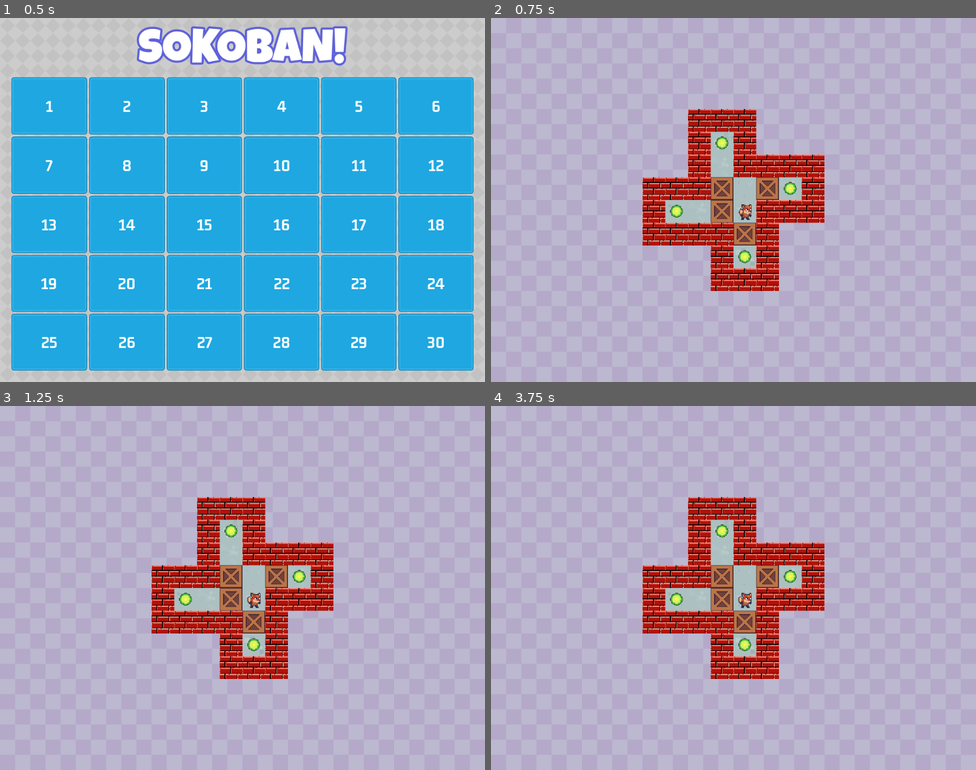
Above: before the commit, frames 1-4 (two rows, left to right).
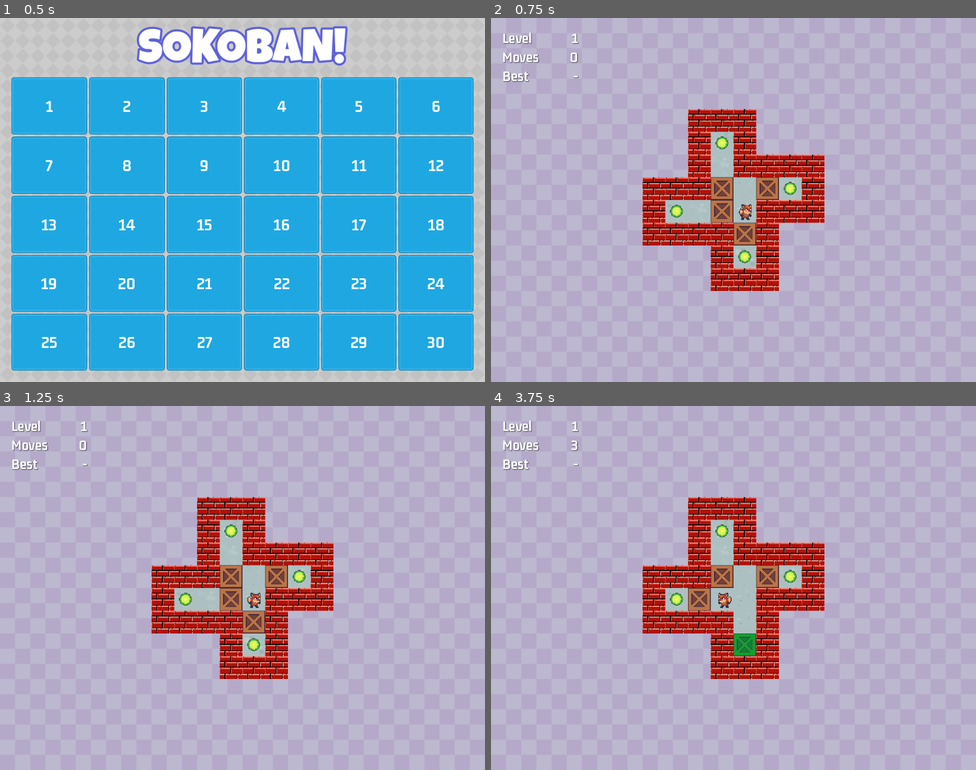
Above: after the commit, the same moments.

Repository: Plumz17/UdemyGodot2D
Game: Godot game, scene res://Scenes/main.tscn
Two runs of this game, one before a commit and one after it. Both use one fixed random seed, a clock stepped at 60 frames per second and the inputs below.
Inputs (mouse positions are in pixels of both pictures, inside the frame that each line leads up to):
- Up to frame 1 (0.5 s): no input
- Up to frame 2 (0.75 s): tap Enter at 0.5 s; move the mouse to (539, 105) at 0.52 s; press the mouse at (539, 105) at 0.53 s; hold Right (ui_right) from 0.53 s (still down)
- Up to frame 3 (1.25 s): keep holding Right (ui_right)
- Up to frame 4 (3.75 s): move the mouse to (636, 606) at 1.27 s; release Right (ui_right) at 1.28 s; release the mouse at (636, 606) at 1.28 s; hold Down (ui_down) 1.28-2.03 s; click (636, 606) at 1.35 s; tap Space at 2 s; move the mouse to (782, 507) at 2.02 s; press the mouse at (782, 507) at 2.03 s; hold Right (ui_right) 2.03-2.78 s; move the mouse to (709, 660) at 2.77 s; release the mouse at (709, 660) at 2.78 s; hold Up (ui_up) 2.78-3.53 s; click (709, 660) at 2.85 s; move the mouse to (879, 642) at 3.52 s; press the mouse at (879, 642) at 3.53 s; hold Left (ui_left) from 3.53 s (still down)

Frame 1 is identical in both runs. In frame 2, 0.4% of the frame differs, in the area x 2-19%, y 4-18%; in frame 3, 0.4%; in frame 4, 1.7%, in the area x 2-55%, y 4-69%.

Commit message:
Finished Game 5

Diff:
--- /dev/null
+++ b/Udemy Games/UdemyGame5Sokoban/Classes/HighScoresResource.gd
@@ -0,0 +1,35 @@
+extends Resource
+
+
+class_name HighScoresResource
+
+
+const SCORE_FILE: String = "user://sokoban_scores.tres"
+const DEFAULT_SCORE: int = 999999
+
+
+@export var high_scores: Dictionary[String, int]
+
+
+func add_score(level: String, score: int) -> bool:
+	var was_best: bool = false
+	var current_best = high_scores.get(level, DEFAULT_SCORE)
+	if current_best > score:
+		high_scores[level] = score
+		was_best = true
+	ResourceSaver.save(self, SCORE_FILE)
+	return was_best
+
+
+func get_best_score(level: String) -> int:
+	return DEFAULT_SCORE if !high_scores.has(level) else high_scores[level]
+
+
+func has_level_score(level: String) -> bool:
+	return high_scores.has(level)
+
+
+static func load_scores() -> HighScoresResource:
+	if ResourceLoader.exists(SCORE_FILE):
+		return load(SCORE_FILE)
+	return HighScoresResource.new()
--- a/Udemy Games/UdemyGame5Sokoban/Globals/GameManager.gd
+++ b/Udemy Games/UdemyGame5Sokoban/Globals/GameManager.gd
@@ -4,6 +4,16 @@
 const MAIN = preload("uid://cby0c8kk2t6dn")
 
 var current_level: String = "1"
+var high_score_res: HighScoresResource
+
+func _enter_tree() -> void:
+	high_score_res = HighScoresResource.load_scores()
+
+func has_level_score(lvl: String) -> bool:
+	return high_score_res.has_level_score(lvl)
+
+func level_completed(lvl: String, score:int) -> bool:
+	return high_score_res.add_score(lvl, score)
 
 func load_main_scene() -> void:
 	get_tree().change_scene_to_packed(MAIN)
@@ -15,3 +25,6 @@
 
 func get_current_level() -> String:
 	return current_level
+
+func get_best_score(lvl: String) -> int:
+	return high_score_res.get_best_score(lvl)
--- /dev/null
+++ b/Udemy Games/UdemyGame5Sokoban/Scenes/game_ui.gd
@@ -0,0 +1,27 @@
+extends Control
+class_name GameUI
+
+@onready var level_label: Label = $MarginContainer/VBoxContainer/HBoxContainer/LevelLabel
+@onready var moves_label: Label = $MarginContainer/VBoxContainer/HBoxContainer2/MovesLabel
+@onready var best_label: Label = $MarginContainer/VBoxContainer/HBoxContainer3/BestLabel
+@onready var nine_patch_rect: NinePatchRect = $NinePatchRect
+@onready var new_best_label: Label = $NinePatchRect/MarginContainer/VBoxContainer/VBoxContainer/NewBestLabel
+@onready var moves_taken_label: Label = $NinePatchRect/MarginContainer/VBoxContainer/VBoxContainer/MovesTakenLabel
+
+# Called when the node enters the scene tree for the first time.
+func _ready() -> void:
+	var lvl: String =GameManager.get_current_level()
+	level_label.text = lvl
+	if GameManager.has_level_score(lvl):
+		best_label.text = str(GameManager.get_best_score(lvl))
+	else:
+		best_label.text = "-"
+
+func set_moves_label(moves: int) -> void:
+	moves_label.text = str(moves)
+
+func show_game_over(moves: int, is_new_best: bool) -> void:
+	nine_patch_rect.visible = true
+	moves_taken_label.text = "You took %d moves!" % moves
+	if is_new_best:
+		new_best_label.visible = true
--- /dev/null
+++ b/Udemy Games/UdemyGame5Sokoban/Scenes/game_ui.tscn
@@ -0,0 +1,137 @@
+[gd_scene load_steps=6 format=3 uid="uid://b43idpp5snbdm"]
+
+[ext_resource type="Script" uid="uid://3heepv8qrlke" path="res://Scenes/game_ui.gd" id="1_bw2rt"]
+[ext_resource type="LabelSettings" uid="uid://dt4d8t41tnpa1" path="res://Assets/GM_white_32.tres" id="1_gek4i"]
+[ext_resource type="Texture2D" uid="uid://bb3bbq7u1mqt2" path="res://Assets/panel_beigeLight.png" id="3_x63ue"]
+[ext_resource type="FontFile" uid="uid://hxoo3f6af24p" path="res://assets/LuckiestGuy-Regular.ttf" id="4_gjn1n"]
+
+[sub_resource type="LabelSettings" id="LabelSettings_1t2s1"]
+font = ExtResource("4_gjn1n")
+font_size = 56
+outline_size = 18
+outline_color = Color(0.368627, 0.380392, 0.85098, 1)
+
+[node name="GameUI" type="Control"]
+layout_mode = 3
+anchors_preset = 15
+anchor_right = 1.0
+anchor_bottom = 1.0
+grow_horizontal = 2
+grow_vertical = 2
+script = ExtResource("1_bw2rt")
+
+[node name="MarginContainer" type="MarginContainer" parent="."]
+layout_mode = 0
+offset_right = 40.0
+offset_bottom = 40.0
+theme_override_constants/margin_left = 24
+theme_override_constants/margin_top = 24
+theme_override_constants/margin_right = 24
+theme_override_constants/margin_bottom = 24
+
+[node name="VBoxContainer" type="VBoxContainer" parent="MarginContainer"]
+layout_mode = 2
+
+[node name="HBoxContainer" type="HBoxContainer" parent="MarginContainer/VBoxContainer"]
+custom_minimum_size = Vector2(160, 0)
+layout_mode = 2
+
+[node name="Label" type="Label" parent="MarginContainer/VBoxContainer/HBoxContainer"]
+layout_mode = 2
+size_flags_horizontal = 3
+text = "Level"
+label_settings = ExtResource("1_gek4i")
+
+[node name="LevelLabel" type="Label" parent="MarginContainer/VBoxContainer/HBoxContainer"]
+layout_mode = 2
+text = "10"
+label_settings = ExtResource("1_gek4i")
+
+[node name="HBoxContainer2" type="HBoxContainer" parent="MarginContainer/VBoxContainer"]
+custom_minimum_size = Vector2(160, 0)
+layout_mode = 2
+
+[node name="Label" type="Label" parent="MarginContainer/VBoxContainer/HBoxContainer2"]
+layout_mode = 2
+size_flags_horizontal = 3
+text = "Moves"
+label_settings = ExtResource("1_gek4i")
+
+[node name="MovesLabel" type="Label" parent="MarginContainer/VBoxContainer/HBoxContainer2"]
+layout_mode = 2
+text = "s-"
+label_settings = ExtResource("1_gek4i")
+
+[node name="HBoxContainer3" type="HBoxContainer" parent="MarginContainer/VBoxContainer"]
+custom_minimum_size = Vector2(160, 0)
+layout_mode = 2
+
+[node name="Label" type="Label" parent="MarginContainer/VBoxContainer/HBoxContainer3"]
+layout_mode = 2
+size_flags_horizontal = 3
+text = "Best"
+label_settings = ExtResource("1_gek4i")
+
+[node name="BestLabel" type="Label" parent="MarginContainer/VBoxContainer/HBoxContainer3"]
+layout_mode = 2
+text = "10"
+label_settings = ExtResource("1_gek4i")
+
+[node name="NinePatchRect" type="NinePatchRect" parent="."]
+visible = false
+layout_mode = 1
+anchors_preset = 8
+anchor_left = 0.5
+anchor_top = 0.5
+anchor_right = 0.5
+anchor_bottom = 0.5
+offset_left = -280.0
+offset_top = -180.0
+offset_right = 280.0
+offset_bottom = 180.0
+grow_horizontal = 2
+grow_vertical = 2
+texture = ExtResource("3_x63ue")
+patch_margin_left = 10
+patch_margin_top = 10
+patch_margin_right = 10
+patch_margin_bottom = 10
+
+[node name="MarginContainer" type="MarginContainer" parent="NinePatchRect"]
+layout_mode = 1
+anchors_preset = 15
+anchor_right = 1.0
+anchor_bottom = 1.0
+grow_horizontal = 2
+grow_vertical = 2
+theme_override_constants/margin_left = 24
+theme_override_constants/margin_top = 24
+theme_override_constants/margin_right = 24
+theme_override_constants/margin_bottom = 24
+
+[node name="VBoxContainer" type="VBoxContainer" parent="NinePatchRect/MarginContainer"]
+layout_mode = 2
+theme_override_constants/separation = 64
+
+[node name="Label" type="Label" parent="NinePatchRect/MarginContainer/VBoxContainer"]
+layout_mode = 2
+text = "LEVEL COMPLETE!"
+label_settings = SubResource("LabelSettings_1t2s1")
+horizontal_alignment = 1
+
+[node name="VBoxContainer" type="VBoxContainer" parent="NinePatchRect/MarginContainer/VBoxContainer"]
+layout_mode = 2
+alignment = 1
+
+[node name="MovesTakenLabel" type="Label" parent="NinePatchRect/MarginContainer/VBoxContainer/VBoxContainer"]
+layout_mode = 2
+text = "You took XXX moves!"
+label_settings = ExtResource("1_gek4i")
+horizontal_alignment = 1
+
+[node name="NewBestLabel" type="Label" parent="NinePatchRect/MarginContainer/VBoxContainer/VBoxContainer"]
+visible = false
+layout_mode = 2
+text = "A New Record!"
+label_settings = ExtResource("1_gek4i")
+horizontal_alignment = 1
--- a/Udemy Games/UdemyGame5Sokoban/Scenes/level.gd
+++ b/Udemy Games/UdemyGame5Sokoban/Scenes/level.gd
@@ -9,9 +9,14 @@
 @onready var boxes_tiles: TileMapLayer = $TileLayers/Boxes
 @onready var camera_2d: Camera2D = $Camera2D
 @onready var player: AnimatedSprite2D = $player
+@onready var game_ui: GameUI = $CanvasLayer2/GameUI
 
 var _tile_size: int = 0
 var _player_tile: Vector2i = Vector2i.ZERO
+var _has_won: bool = false
+
+var level: String = "1"
+var moves: int = 0
 
 func _unhandled_input(event: InputEvent) -> void:
 	if event.is_action_pressed("exit"):
@@ -19,10 +24,73 @@
 	if event.is_action_pressed("reload"):
 		get_tree().reload_current_scene()
 
+	if _has_won:
+		return
+	var md: Vector2i = player_input()
+	if md != Vector2i.ZERO:
+		player_move(md)
+
+func cell_is_wall(cell: Vector2i) -> bool:
+	return cell in walls_tiles.get_used_cells()
+
+func cell_is_box(cell: Vector2i) -> bool:
+	return cell in boxes_tiles.get_used_cells()
+
+func cell_is_empty(cell: Vector2i) -> bool:
+	return !cell_is_wall(cell) and !cell_is_box(cell)
+
+func box_can_move(box_cell: Vector2i, dir: Vector2i) -> bool:
+	return cell_is_empty(box_cell + dir)
+
+func check_game_state() -> void:
+	for coord in targets_tiles.get_used_cells():
+		if !cell_is_box(coord):
+			return
+	_has_won = true
+	var is_best: bool = GameManager.level_completed(level, moves)
+	game_ui.show_game_over(moves, is_best)
+
+func move_box(box_cell: Vector2i, dir: Vector2i) -> void:
+	var dest: Vector2i = box_cell + dir
+	boxes_tiles.erase_cell(box_cell)
+
+	if dest in targets_tiles.get_used_cells():
+		boxes_tiles.set_cell(dest, SOURCE_ID, get_atlas_coor(TileLayers.LayerType.TargetBoxes))
+	else:
+		boxes_tiles.set_cell(dest, SOURCE_ID, get_atlas_coor(TileLayers.LayerType.Boxes))
+
+func player_move(md: Vector2i) -> void:
+	var dest: Vector2i = _player_tile + md
+	if cell_is_wall(dest):
+		return
+	if cell_is_box(dest) and !box_can_move(dest, md):
+		return
+	if cell_is_box(dest):
+		move_box(dest, md)
+	place_player_on_tile(dest)
+	moves += 1
+	game_ui.set_moves_label(moves)
+	check_game_state()
+
 func _ready() -> void:
 	_tile_size = floor_tiles.tile_set.tile_size.x
 	setup_level()
 	move_camera()
+	game_ui.set_moves_label(moves)
+
+func player_input() -> Vector2i:
+	var md: Vector2i = Vector2i.ZERO
+	if Input.is_action_just_pressed("ui_left"):
+		md = Vector2i.LEFT
+		player.flip_h = true
+	elif Input.is_action_just_pressed("ui_right"):
+		md = Vector2i.RIGHT
+		player.flip_h = false
+	elif Input.is_action_just_pressed("ui_up"):
+		md = Vector2i.UP
+	elif Input.is_action_just_pressed("ui_down"):
+		md = Vector2i.DOWN
+	return md
 
 func clear_tiles() -> void:
 	for tl in tile_layers.get_children():
@@ -53,8 +121,8 @@
 		add_tile(lt, tc, map)
 
 func setup_level() -> void:
-	var level_number: String = GameManager.get_current_level()
-	var level_layout: LevelLayout = LevelData.get_level_data(level_number)
+	level = GameManager.get_current_level()
+	var level_layout: LevelLayout = LevelData.get_level_data(level)
 	clear_tiles()
 	setup_layer(TileLayers.LayerType.Floor, floor_tiles, level_layout)
 	setup_layer(TileLayers.LayerType.Boxes, boxes_tiles, level_layout)
--- a/Udemy Games/UdemyGame5Sokoban/Scenes/level.tscn
+++ b/Udemy Games/UdemyGame5Sokoban/Scenes/level.tscn
@@ -1,9 +1,10 @@
-[gd_scene load_steps=7 format=4 uid="uid://btnyp2mdj6oyp"]
+[gd_scene load_steps=8 format=4 uid="uid://btnyp2mdj6oyp"]
 
 [ext_resource type="Script" uid="uid://bfak4trgjof0d" path="res://Scenes/level.gd" id="1_k5f4k"]
 [ext_resource type="Texture2D" uid="uid://40amuf2uwq6n" path="res://Assets/Purple.png" id="1_tumq0"]
 [ext_resource type="Texture2D" uid="uid://ce441w84bsvap" path="res://Assets/spritesheet.png" id="3_6phgx"]
 [ext_resource type="PackedScene" uid="uid://dyq7qsglxq8ov" path="res://Scenes/player.tscn" id="4_81xng"]
+[ext_resource type="PackedScene" uid="uid://b43idpp5snbdm" path="res://Scenes/game_ui.tscn" id="5_wqkje"]
 
 [sub_resource type="TileSetAtlasSource" id="TileSetAtlasSource_81xng"]
 texture = ExtResource("3_6phgx")
@@ -62,3 +63,7 @@
 zoom = Vector2(1.5, 1.5)
 
 [node name="player" parent="." instance=ExtResource("4_81xng")]
+
+[node name="CanvasLayer2" type="CanvasLayer" parent="."]
+
+[node name="GameUI" parent="CanvasLayer2" instance=ExtResource("5_wqkje")]
--- a/Udemy Games/UdemyGame5Sokoban/Scenes/level_button.gd
+++ b/Udemy Games/UdemyGame5Sokoban/Scenes/level_button.gd
@@ -2,9 +2,11 @@
 class_name LevelButton
 @onready var label: Label = $Label
 var _level_number: String
+@onready var check_mark: TextureRect = $CheckMark
 
 func _ready() -> void:
 	label.text = _level_number
+	check_mark.visible = GameManager.has_level_score(_level_number)
 
 func setup(lvl: int) -> void:
 	_level_number = str(lvl)
Not shown, added: Udemy Games/UdemyGame5Sokoban/Classes/HighScoresResource.gd.uid
Not shown, added: Udemy Games/UdemyGame5Sokoban/Scenes/game_ui.gd.uid
